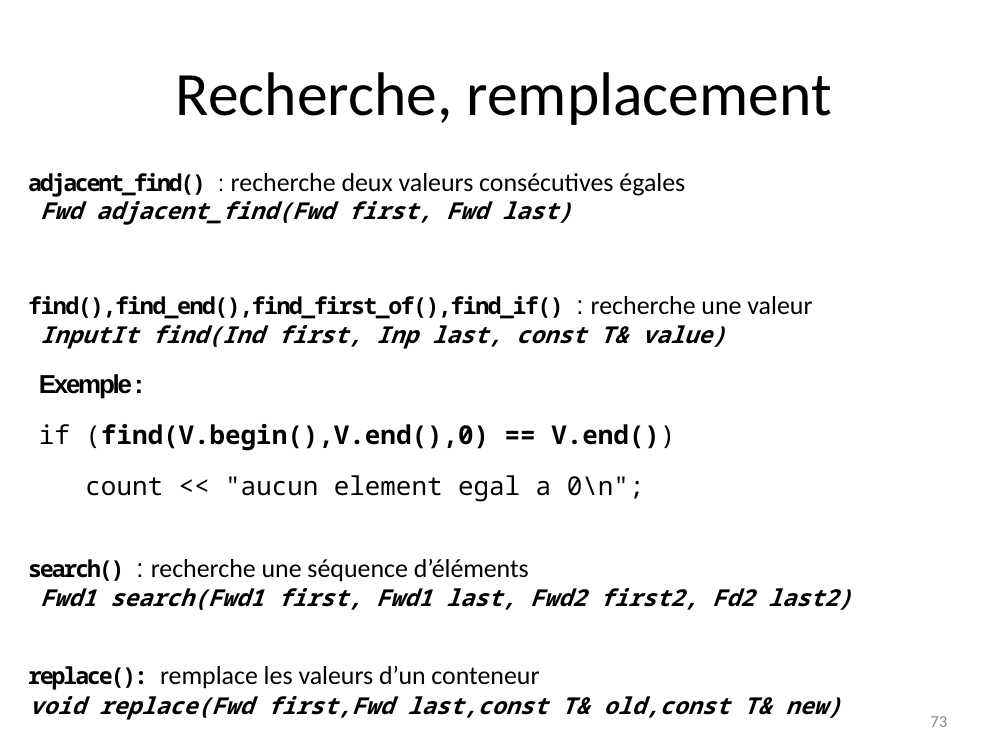
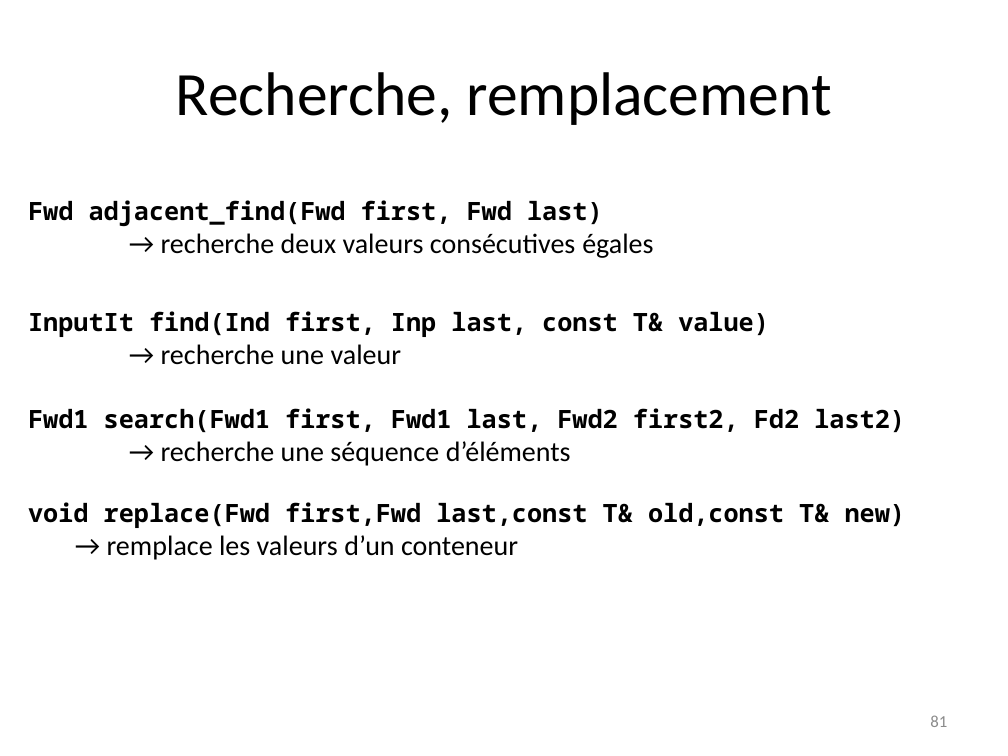
Before and after one commit to manu5801/cours-cplusplus, a slide deck: slide 81 of stl/F_C++_STL.pptx (slide 73 before the commit). Drawn at 1008x756 pixels with LibreOffice and Linux fonts; fonts in the diff are those of the drawing. Boxes give left, top, right and bottom in pixels: in the first picture for what was removed or moved away, otherwise in the second. Text is boxed around its words. In the diff, an @@ line names an element or a change of style, - is before the commit and + after.

```diff
--- a/stl/F_C++_STL.pptx
+++ b/stl/F_C++_STL.pptx
@@ text at (28, 173, 685, 197): paragraph removed @@
-adjacent_find() : recherche deux valeurs consécutives égales
@@ text at (28, 200, 905, 528): size 16.6 to 18 pt, italic off in "Fwd adjacent_find(Fwd first, Fwd last)", "InputIt find(Ind first, Inp last, const T& ...", "Fwd1 search(Fwd1 first, Fwd1 last, Fwd2 first2, ...", "void replace(Fwd first,Fwd last,const T& old,const T& ..."; indent changed; less space between paragraphs @@
@@ text at (161, 233, 653, 258): text changed; size 16.6 to 20 pt; font Noto Sans Mono to Calibri; bold off @@
-find(),find_end(),find_first_of(),find_if() : recherche une valeur
+→ recherche deux valeurs consécutives égales
@@ text at (161, 344, 402, 365): text changed; size 18.5 to 20 pt; font Noto Sans Mono to Calibri @@
-Exemple :
-if (find(V.begin(),V.end(),0) == V.end())
-count << "aucun element egal a 0\n";
-search() : recherche une séquence d’éléments
+→ recherche une valeur
@@ text at (161, 441, 571, 466): text changed; size 18.5 to 20 pt @@
-replace(): remplace les valeurs d’un conteneur
+→ recherche une séquence d’éléments
@@ text at (107, 535, 518, 560): paragraph added @@
+→ remplace les valeurs d’un conteneur
@@ page number at (930, 715, 947, 727): text changed @@
-73
+81
```
Also in this commit, not shown: 19 other slides changed, 5 slides added, 3 slides removed, 27 other files.
